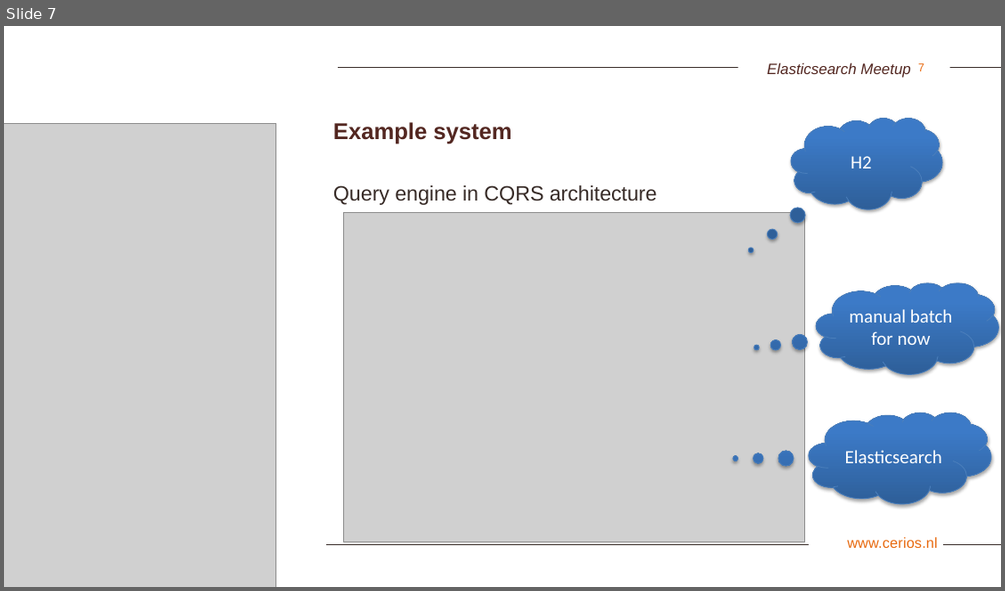
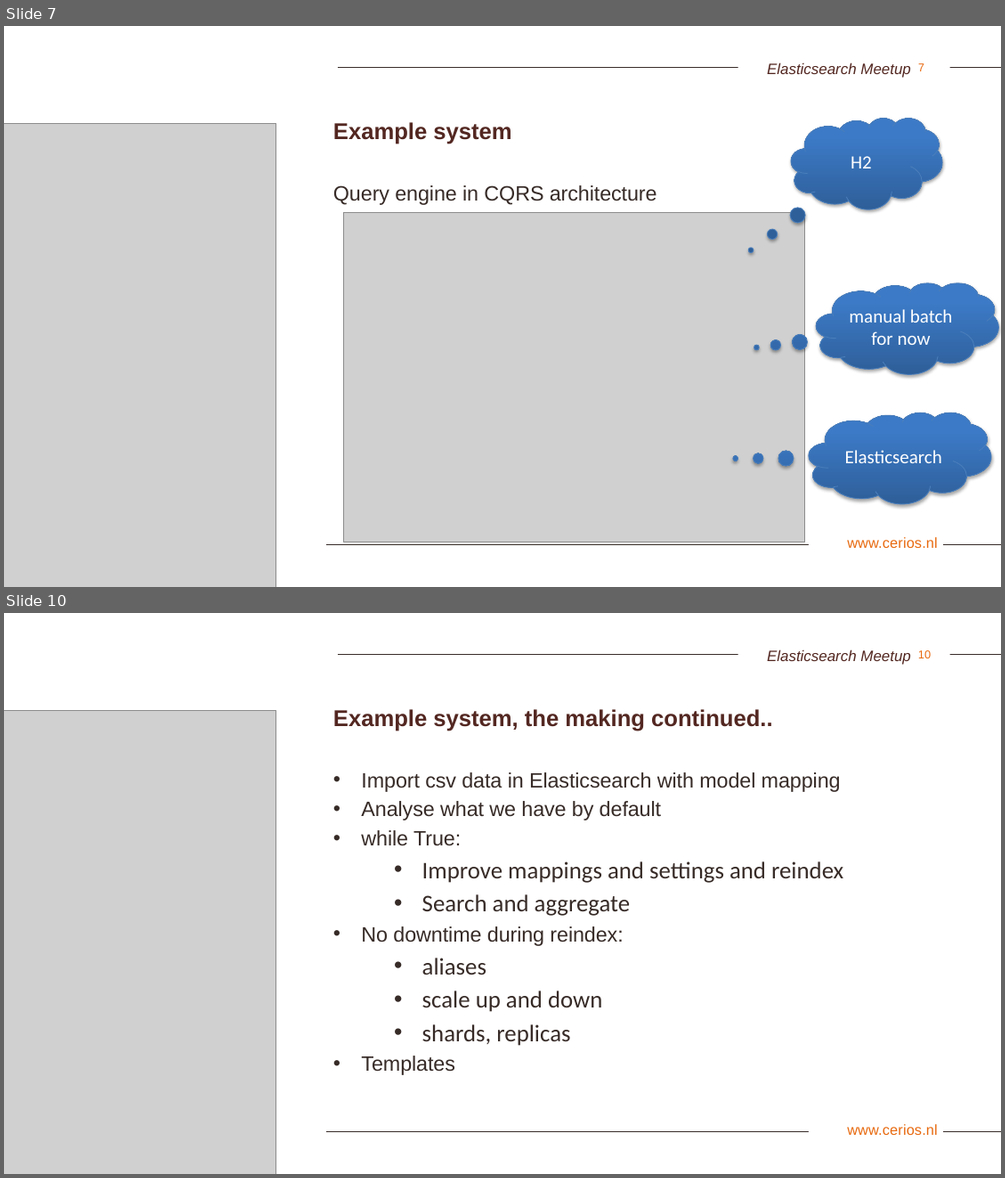
Before and after one commit to rpbouw/es-meetup, a slide deck: presentation/Elasticsearch-meetup-2019-03.pptx. Shown one above the other, each under a label of ours: slide 7 before the commit, slides 7 and 10 after it; the slides between them are not shown. The pictures are 1005x591 and 1005x1178 pixels, drawn with LibreOffice and Linux fonts; fonts in the diff are those of the drawing; grey boxes stand for pictures; background and template pictures are left out. Boxes give left, top, right and bottom in pixels: in the first picture for what was removed or moved away, otherwise in the second. Text is boxed around its words. In the diff, an @@ line names an element or a change of style, - is before the commit and + after.

Commit message:
Updated ppt, removed log lines, added elasticsearch DSL scripts

```diff
--- a/presentation/Elasticsearch-meetup-2019-03.pptx
+++ b/presentation/Elasticsearch-meetup-2019-03.pptx
@@ slide 10 added at (x1=4, y1=613, x2=1001, y2=1174), background #FFFFFF; not listed: 4 template elements that a slide beside it also shows @@
@@ text added at (x1=767, y1=649, x2=910, y2=665), 14.5 pt, text #532721, italic @@
+Elasticsearch Meetup
@@ picture added at (x1=4, y1=710, x2=276, y2=1174) @@
@@ title added at (x1=333, y1=709, x2=773, y2=731), 22 pt, text #532721, bold @@
+Example system, the making continued..
@@ text added at (x1=361, y1=772, x2=843, y2=1075), 20 pt, text #372B27 @@
+• Import csv data in Elasticsearch with model mapping
+• Analyse what we have by default
+• while True:
+  • Improve mappings and settings and reindex
+  • Search and aggregate
+• No downtime during reindex:
+  • aliases
+  • scale up and down
+  • shards, replicas
+• Templates
```
Also in this commit, not shown: 2 slides changed, 3 other files.
